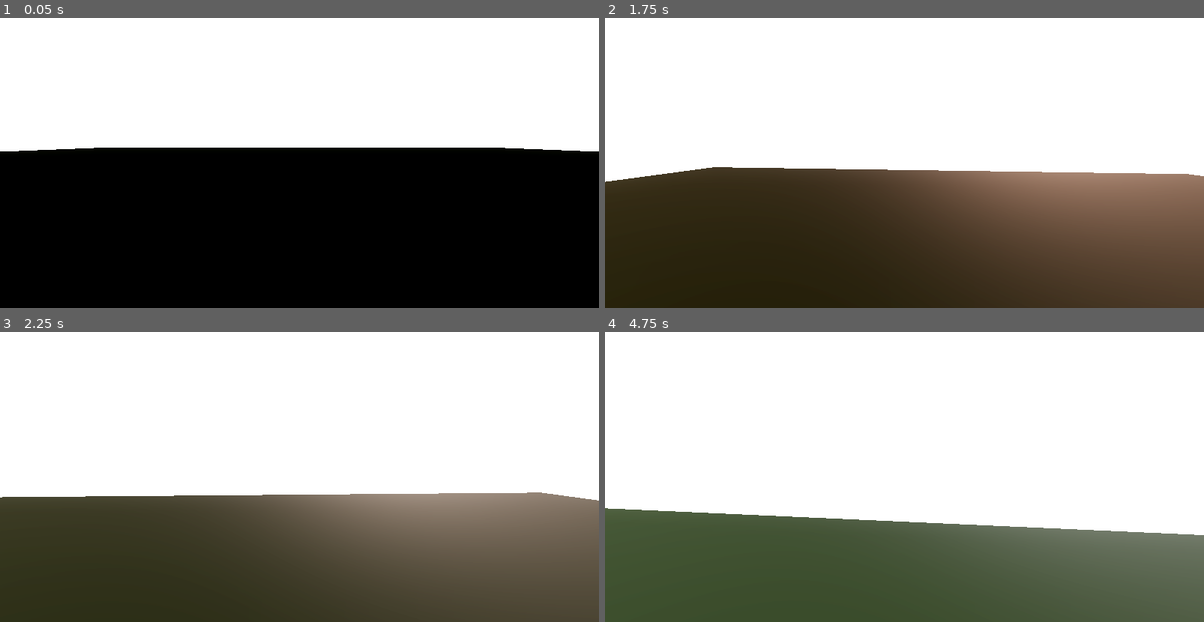
Above: before the commit, frames 1-4 (two rows, left to right).
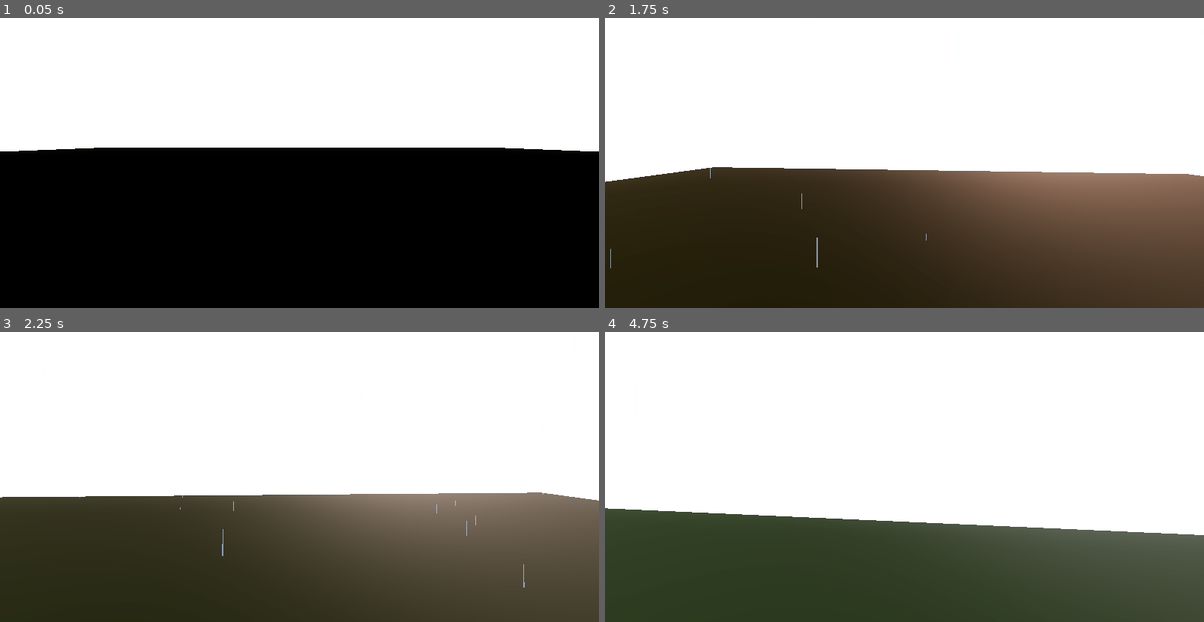
Above: after the commit, the same moments.

Repository: U-LF/forest-fire-simulation
Game: Godot game, scene res://scenes/main.tscn
Two runs of this game, one before a commit and one after it. Both use one fixed random seed, a clock stepped at 60 frames per second and the inputs below.
Inputs (mouse positions are in pixels of both pictures, inside the frame that each line leads up to):
- Up to frame 1 (0.05 s): no input
- Up to frame 2 (1.75 s): move the mouse to (934, 139) at 0.52 s; hold E 0.53-1.28 s; hold W from 0.53 s (still down); move the mouse to (874, 139) at 1.27 s; tap Q at 1.35 s
- Up to frame 3 (2.25 s): keep holding W; move the mouse to (311, 448) at 2.02 s; hold Shift from 2.03 s (still down)
- Up to frame 4 (4.75 s): keep holding W; move the mouse to (898, 459) at 2.77 s; release Shift at 2.78 s; tap E at 2.85 s; move the mouse to (946, 456) at 3.52 s; hold Q 3.53-4.28 s; move the mouse to (856, 450) at 4.27 s; tap Shift at 4.35 s

Frame 1 is identical in both runs. In frame 2, less than 0.1% of the frame differs, in the area x 0-54%, y 51-87%; in frame 3, less than 0.1%; in frame 4, 0.7%, in the area x 69-100%, y 67-80%.

Commit message:
added rain

Diff:
--- a/scenes/main.tscn
+++ b/scenes/main.tscn
@@ -1,8 +1,9 @@
-[gd_scene load_steps=8 format=3 uid="uid://be5j8m6v8p2k5"]
+[gd_scene load_steps=15 format=3 uid="uid://be5j8m6v8p2k5"]
 
 [ext_resource type="Material" uid="uid://m80rmki4fbox" path="res://sky/examples/night_sky.tres" id="1_sky"]
 [ext_resource type="Script" path="res://scripts/free_fly_camera.gd" id="2_camera"]
 [ext_resource type="Script" path="res://scripts/day_night_cycle.gd" id="3_cycle"]
+[ext_resource type="Script" path="res://scripts/weather_manager.gd" id="4_weather"]
 
 [sub_resource type="Sky" id="Sky_main"]
 sky_material = ExtResource("1_sky")
@@ -23,7 +24,38 @@
 [sub_resource type="StandardMaterial3D" id="StandardMaterial3D_terrain"]
 albedo_color = Color(0.133333, 0.2, 0.0666667, 1)
 
+[sub_resource type="BoxShape3D" id="BoxShape3D_terrain_col"]
+size = Vector3(100, 1, 100)
+
+[sub_resource type="ParticleProcessMaterial" id="ParticleProcessMaterial_rain"]
+emission_shape = 3
+emission_box_extents = Vector3(50, 2, 50)
+direction = Vector3(0, -1, 0)
+spread = 5.0
+initial_velocity_min = 20.0
+initial_velocity_max = 25.0
+collision_mode = 2
+collision_friction = 0.0
+collision_bounce = 0.0
+
+[sub_resource type="StandardMaterial3D" id="StandardMaterial3D_rain"]
+transparency = 1
+cull_mode = 2
+shading_mode = 0
+albedo_color = Color(0.7, 0.8, 1.0, 0.5)
+
+[sub_resource type="QuadMesh" id="QuadMesh_rain"]
+material = SubResource("StandardMaterial3D_rain")
+size = Vector2(0.05, 1.0)
+orientation = 2
+
 [node name="Main" type="Node3D"]
+
+[node name="WeatherManager" type="Node3D" parent="." node_paths=PackedStringArray("day_night_cycle", "rain_particles", "lightning_light")]
+script = ExtResource("4_weather")
+day_night_cycle = NodePath("../DayNightCycle")
+rain_particles = NodePath("../RainParticles")
+lightning_light = NodePath("../LightningLight")
 
 [node name="DayNightCycle" type="Node" parent="." node_paths=PackedStringArray("sun_light", "world_environment")]
 script = ExtResource("3_cycle")
@@ -37,9 +69,33 @@
 transform = Transform3D(-0.866025, -0.433013, 0.25, 0, 0.5, 0.866025, -0.5, 0.75, -0.433012, 0, 0, 0)
 shadow_enabled = true
 
-[node name="Terrain" type="MeshInstance3D" parent="."]
+[node name="LightningLight" type="DirectionalLight3D" parent="."]
+transform = Transform3D(1, 0, 0, 0, -4.37114e-08, 1, 0, -1, -4.37114e-08, 0, 10, 0)
+light_color = Color(0.8, 0.9, 1, 1)
+light_energy = 0.0
+shadow_enabled = true
+
+[node name="Terrain" type="StaticBody3D" parent="."]
+
+[node name="MeshInstance3D" type="MeshInstance3D" parent="Terrain"]
 mesh = SubResource("PlaneMesh_terrain")
 surface_material_override/0 = SubResource("StandardMaterial3D_terrain")
+
+[node name="CollisionShape3D" type="CollisionShape3D" parent="Terrain"]
+transform = Transform3D(1, 0, 0, 0, 1, 0, 0, 0, 1, 0, -0.5, 0)
+shape = SubResource("BoxShape3D_terrain_col")
+
+[node name="GPUParticlesCollisionBox3D" type="GPUParticlesCollisionBox3D" parent="Terrain"]
+transform = Transform3D(1, 0, 0, 0, 1, 0, 0, 0, 1, 0, -1, 0)
+size = Vector3(100, 2, 100)
+
+[node name="RainParticles" type="GPUParticles3D" parent="."]
+transform = Transform3D(1, 0, 0, 0, 1, 0, 0, 0, 1, 0, 20, 0)
+amount = 5000
+lifetime = 1.5
+visibility_aabb = AABB(-50, -25, -50, 100, 50, 100)
+process_material = SubResource("ParticleProcessMaterial_rain")
+draw_pass_1 = SubResource("QuadMesh_rain")
 
 [node name="FreeFlyCamera" type="Camera3D" parent="."]
 transform = Transform3D(1, 0, 0, 0, 1, 0, 0, 0, 1, 0, 2, 5)
--- a/scripts/day_night_cycle.gd
+++ b/scripts/day_night_cycle.gd
@@ -29,6 +29,7 @@
 
 var _time: float = 0.0
 var _sky_material: ShaderMaterial
+var rain_intensity: float = 0.0 # 0.0 to 1.0 (Managed by WeatherManager)
 
 func _ready() -> void:
 	if world_environment and world_environment.environment.sky:
@@ -62,6 +63,9 @@
 		sun_light.light_energy = smoothstep(0.0, 0.2, sun_height) * 1.5
 	else:
 		sun_light.light_energy = 0.0
+
+	# Darken sun light during rain
+	sun_light.light_energy *= (1.0 - (rain_intensity * 0.8))
 
 	# Light color logic
 	if sun_height > 0.0 and sun_height < 0.3:
@@ -106,6 +110,12 @@
 		current_bottom = night_bottom_color
 		current_scatter = night_sun_scatter
 
+	# Apply Rain Overrides (Darkening and Graying out the sky)
+	var rain_darken = Color(0.3, 0.3, 0.4)
+	current_top = current_top.lerp(rain_darken, rain_intensity * 0.8)
+	current_bottom = current_bottom.lerp(rain_darken, rain_intensity * 0.8)
+	current_scatter = current_scatter.lerp(Color(0.2, 0.2, 0.2), rain_intensity)
+
 	_sky_material.set_shader_parameter("top_color", current_top)
 	_sky_material.set_shader_parameter("bottom_color", current_bottom)
 	_sky_material.set_shader_parameter("sun_scatter", current_scatter)
@@ -114,7 +124,16 @@
 	var day_weight = smoothstep(-0.2, 0.2, sun_height)
 	var night_weight = 1.0 - day_weight
 
-	_sky_material.set_shader_parameter("stars_intensity", night_weight * night_stars)
-	_sky_material.set_shader_parameter("shooting_stars_intensity", night_weight * 4.0)
-	_sky_material.set_shader_parameter("clouds_light_color", night_clouds_light.lerp(day_clouds_light, day_weight))
-	_sky_material.set_shader_parameter("astro_intensity", lerp(1.2, 3.0, day_weight))
+	_sky_material.set_shader_parameter("stars_intensity", night_weight * night_stars * (1.0 - rain_intensity))
+	_sky_material.set_shader_parameter("shooting_stars_intensity", night_weight * 4.0 * (1.0 - rain_intensity))
+
+	var base_clouds_light = night_clouds_light.lerp(day_clouds_light, day_weight)
+	_sky_material.set_shader_parameter("clouds_light_color", base_clouds_light.lerp(Color(0.2, 0.2, 0.2), rain_intensity))
+
+	_sky_material.set_shader_parameter("astro_intensity", lerp(1.2, 3.0, day_weight) * (1.0 - rain_intensity * 0.8))
+
+	# Cloud Density Adjustments for heavy rain
+	var target_density = lerp(0.4, 0.9, rain_intensity)
+	var target_high_density = lerp(0.0, 1.0, rain_intensity)
+	_sky_material.set_shader_parameter("clouds_density", target_density)
+	_sky_material.set_shader_parameter("high_clouds_density", target_high_density)
--- /dev/null
+++ b/scripts/weather_manager.gd
@@ -0,0 +1,111 @@
+extends Node3D
+
+@export var day_night_cycle: Node
+@export var rain_particles: GPUParticles3D
+@export var lightning_light: DirectionalLight3D
+
+@export var check_interval: float = 30.0 # How often to check for weather change
+@export var rain_chance: float = 0.5 # 50% chance
+
+var is_raining: bool = false
+var rain_intensity: float = 0.0
+
+var _time_since_last_check: float = 0.0
+var _lightning_timer: float = 0.0
+
+func _ready() -> void:
+	if rain_particles:
+		rain_particles.emitting = false
+	if lightning_light:
+		lightning_light.light_energy = 0.0
+
+	# Start with a random weather state
+	_check_weather()
+
+func _process(delta: float) -> void:
+	_time_since_last_check += delta
+	if _time_since_last_check >= check_interval:
+		_time_since_last_check = 0.0
+		_check_weather()
+
+	# Smoothly transition rain intensity
+	var target_intensity = 1.0 if is_raining else 0.0
+	rain_intensity = move_toward(rain_intensity, target_intensity, delta * 0.1) # 10 seconds to fully transition
+
+	if day_night_cycle:
+		day_night_cycle.rain_intensity = rain_intensity
+
+	if rain_particles:
+		if rain_intensity > 0.1 and not rain_particles.emitting:
+			rain_particles.emitting = true
+		elif rain_intensity <= 0.1 and rain_particles.emitting:
+			rain_particles.emitting = false
+
+		rain_particles.amount_ratio = rain_intensity
+
+	_handle_lightning(delta)
+
+func _check_weather() -> void:
+	if randf() < rain_chance:
+		is_raining = true
+	else:
+		is_raining = false
+
+func _handle_lightning(delta: float) -> void:
+	if not is_raining or rain_intensity < 0.5:
+		return
+
+	_lightning_timer -= delta
+
+	# Handle existing lightning flash fade out
+	if lightning_light and lightning_light.light_energy > 0.0:
+		lightning_light.light_energy = lerp(lightning_light.light_energy, 0.0, delta * 15.0)
+
+	if _lightning_timer <= 0.0:
+		# Trigger lightning
+		_lightning_timer = randf_range(2.0, 10.0) # Random time between strikes
+
+		# Flash the sky
+		if lightning_light:
+			lightning_light.rotation.x = -PI/2.0 + randf_range(-0.5, 0.5)
+			lightning_light.rotation.y = randf_range(0, 2.0 * PI)
+			lightning_light.light_energy = randf_range(5.0, 15.0)
+
+		# Spawn lightning strike on terrain (visual only)
+		_spawn_lightning_strike()
+
+func _spawn_lightning_strike() -> void:
+	# Simple visual strike logic
+	var strike_pos = Vector3(randf_range(-40, 40), 0, randf_range(-40, 40))
+
+	var mesh_inst = MeshInstance3D.new()
+	var cyl = CylinderMesh.new()
+	cyl.top_radius = 0.2
+	cyl.bottom_radius = 0.2
+	cyl.height = 100.0
+	mesh_inst.mesh = cyl
+
+	var mat = StandardMaterial3D.new()
+	mat.albedo_color = Color(0.8, 0.9, 1.0)
+	mat.emission_enabled = true
+	mat.emission = Color(0.8, 0.9, 1.0)
+	mat.emission_energy_multiplier = 10.0
+	mesh_inst.material_override = mat
+
+	mesh_inst.position = strike_pos + Vector3(0, 50, 0)
+
+	add_child(mesh_inst)
+
+	# Flash light at strike point
+	var omni = OmniLight3D.new()
+	omni.light_color = Color(0.8, 0.9, 1.0)
+	omni.light_energy = 20.0
+	omni.omni_range = 50.0
+	omni.position = strike_pos + Vector3(0, 2, 0)
+	add_child(omni)
+
+	# Clean up after a split second
+	var tween = create_tween()
+	tween.tween_interval(0.1)
+	tween.tween_callback(mesh_inst.queue_free)
+	tween.tween_callback(omni.queue_free)
Not shown, added: scripts/weather_manager.gd.uid
